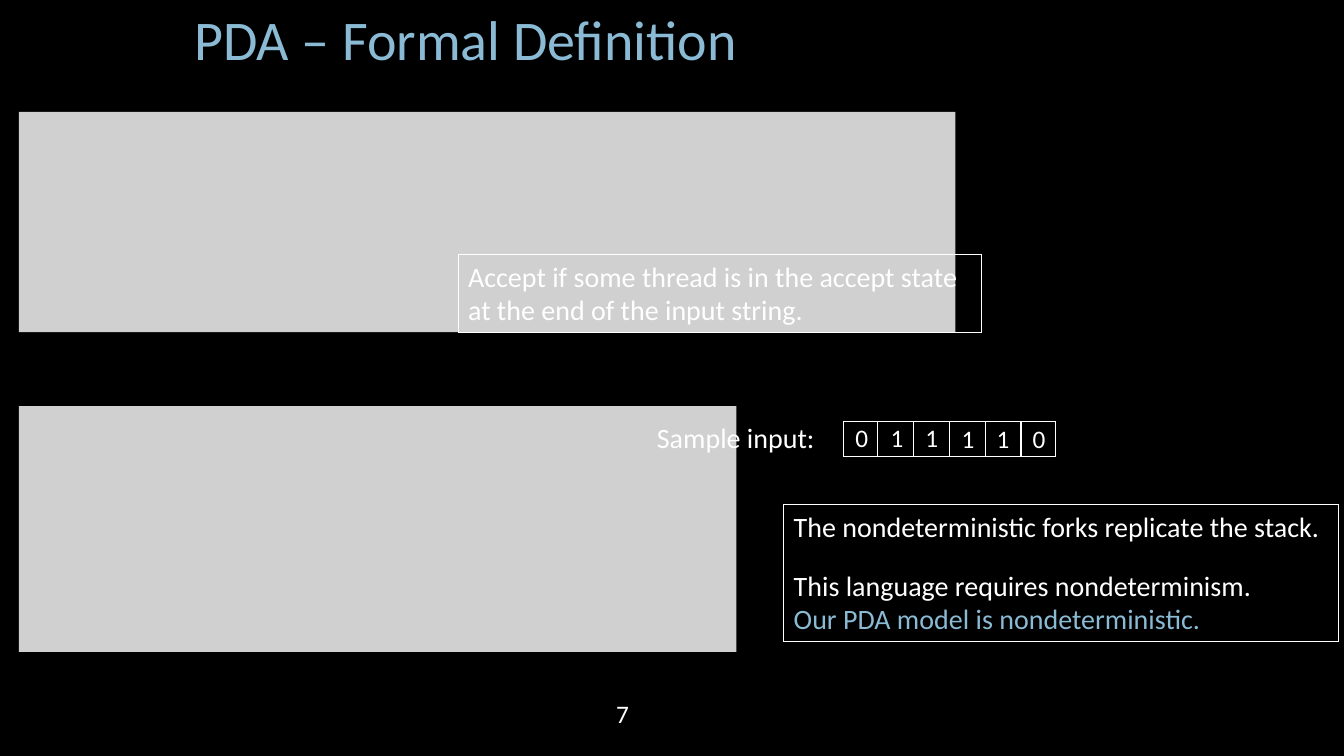
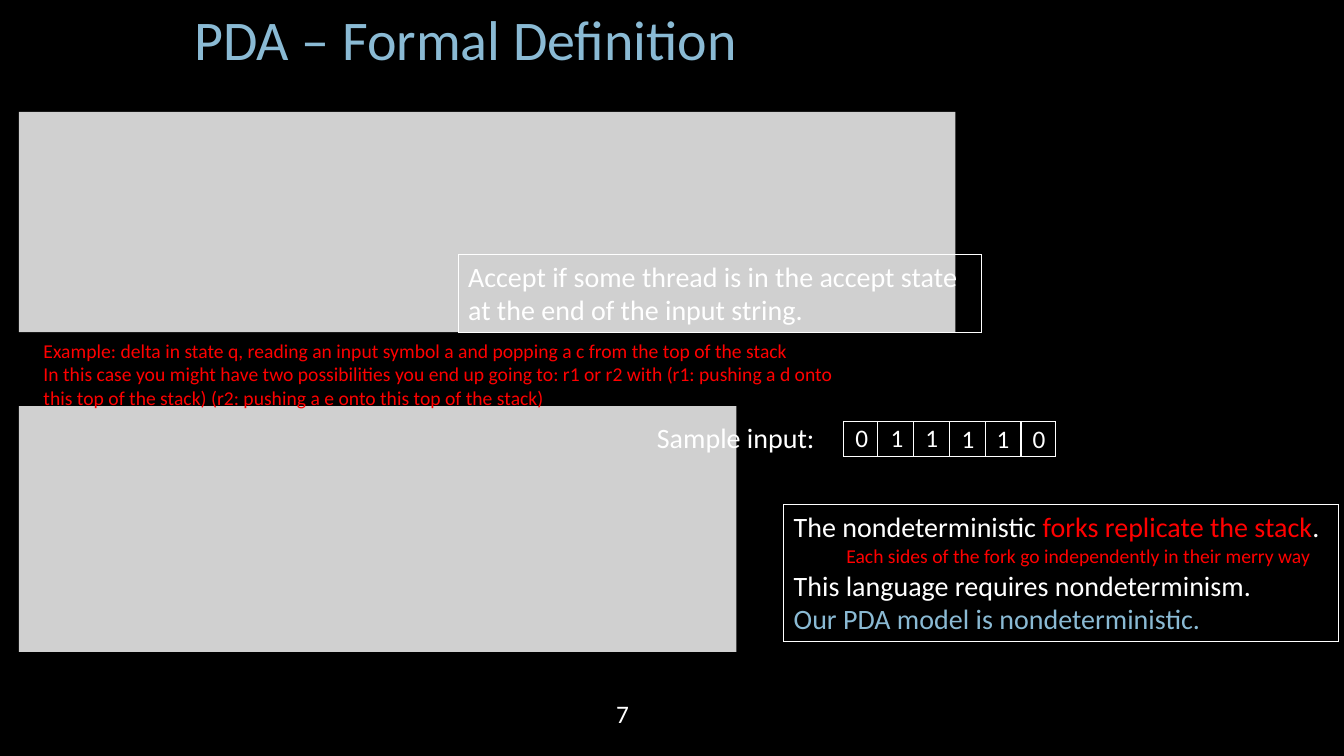
Before and after one commit to Angold-4/AngoCS, a slide deck: slide 8 of MIT 6.840/lectures/lecture04/MIT18_404f20_lec4.pptx (slide 7 before the commit). Drawn at 1344x756 pixels with LibreOffice and Linux fonts; fonts in the diff are those of the drawing; grey boxes stand for pictures. Boxes give left, top, right and bottom in pixels: in the first picture for what was removed or moved away, otherwise in the second. Text is boxed around its words. In the diff, an @@ line names an element or a change of style, - is before the commit and + after.

```diff
--- a/MIT 6.840/lectures/lecture04/MIT18_404f20_lec4.pptx
+++ b/MIT 6.840/lectures/lecture04/MIT18_404f20_lec4.pptx
@@ text added at (43, 344, 832, 411), 14 pt, text #FF0000 @@
+Example: delta in state q, reading an input symbol a and popping a c from the top of the stack
+In this case you might have two possibilities you end up going to: r1 or r2 with (r1: pushing a d onto this top of the stack) (r2: pushing a e onto this top of the stack)
@@ text in rectangle at (794, 517, 1319, 542): text colour #FFFFFF to #FF0000 in "forks replicate the stack." @@
@@ text added at (846, 549, 1310, 567), 14 pt, text #FF0000 @@
+Each sides of the fork go independently in their merry way
```
Also in this commit, not shown: 8 other slides changed, 1 slide added, 12 other files.
